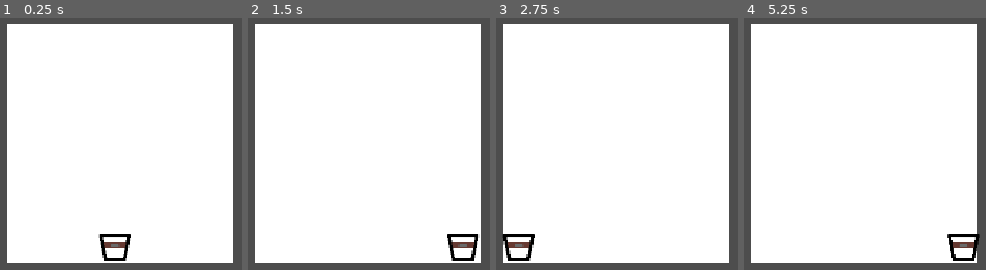
Above: before the commit, frames 1-4 (left to right).
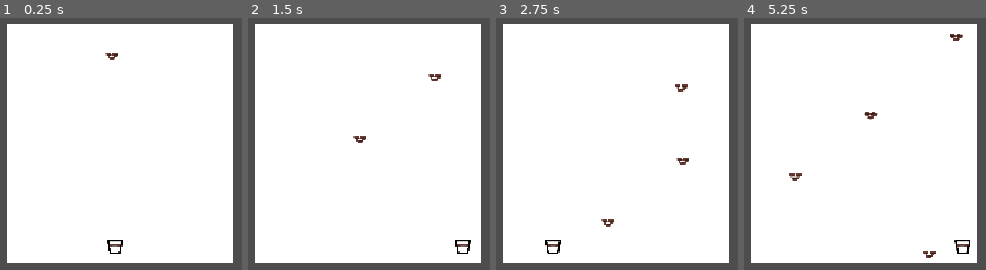
Above: after the commit, the same moments.

Repository: Pudding3160/cookie-jam
Game: Godot game, scene res://Scenes/Borna/CoffeeGame/CoffeeGame.tscn
The game is run twice, just before and just after one commit, with the same random seed, the same clock (stepped at 60 frames per second) and the same inputs. This scene is started directly instead of the project's main scene.
Inputs (mouse positions are in pixels of both pictures, inside the frame that each line leads up to):
- Up to frame 1 (0.25 s): no input
- Up to frame 2 (1.5 s): tap Enter at 0.5 s; move the mouse to (outside the picture) at 0.52 s; hold Right (CoffeeRight) 0.53-1.25 s; click (outside the picture) at 0.67 s; tap Up (HonsJump) at 0.77 s; tap Space at 1.25 s; drag from (outside the picture) to (332, 257) at 1.27 s
- Up to frame 3 (2.75 s): move the mouse to (699, 68) at 2.02 s; hold Left (CoffeeLeft) from 2.03 s (still down)
- Up to frame 4 (5.25 s): release Left (CoffeeLeft) at 2.75 s; drag from (828, 257) to (outside the picture) at 2.77 s; move the mouse to (outside the picture) at 3.52 s; hold Right (CoffeeRight) 3.53-4.25 s; tap Up (HonsJump) at 3.77 s; drag from (outside the picture) to (748, 53) at 4.27 s; move the mouse to (908, 166) at 5.02 s; hold Right (CoffeeRight) from 5.03 s (still down); click (908, 166) at 5.17 s

The runs differ from the first frame. In frame 1, 1.0% of the frame differs, in the area x 40-55%, y 13-97%; in frame 2, 1.1%; in frame 3, 1.3%, in the area x 2-80%, y 26-97%; in frame 4, 1.3%.

Commit message:
stuff works more

Diff:
--- /dev/null
+++ b/Scenes/Borna/CoffeeGame/Coffee.tscn
@@ -0,0 +1,20 @@
+[gd_scene format=3 uid="uid://cj1fk4f88prfb"]
+
+[ext_resource type="Script" uid="uid://cicvi5kr8ax3n" path="res://Scenes/Borna/CoffeeGame/coffee.gd" id="1_8yc7j"]
+[ext_resource type="Texture2D" uid="uid://rli2b6mlnlyc" path="res://Sprites/CoffeeTempArt/coffee.png" id="1_h5b85"]
+
+[sub_resource type="RectangleShape2D" id="RectangleShape2D_0fwcc"]
+size = Vector2(37, 27)
+
+[node name="Node2D" type="Area2D" unique_id=753539501]
+scale = Vector2(0.5, 0.5)
+script = ExtResource("1_8yc7j")
+
+[node name="Sprite2D" type="Sprite2D" parent="." unique_id=1507029362]
+texture = ExtResource("1_h5b85")
+
+[node name="CollisionShape2D" type="CollisionShape2D" parent="." unique_id=11461874]
+position = Vector2(0.5, 2.5)
+shape = SubResource("RectangleShape2D_0fwcc")
+
+[connection signal="body_entered" from="." to="." method="_on_body_entered"]
--- a/Scenes/Borna/CoffeeGame/CoffeeGame.tscn
+++ b/Scenes/Borna/CoffeeGame/CoffeeGame.tscn
@@ -1,9 +1,12 @@
 [gd_scene format=3 uid="uid://bh84k63h5ofop"]
 
+[ext_resource type="Script" uid="uid://bhvxhupyi73nt" path="res://Scenes/Borna/CoffeeGame/coffee_game.gd" id="1_cal73"]
 [ext_resource type="Texture2D" uid="uid://c50i8i8yijuwh" path="res://Sprites/HonsSprites/bg.png" id="1_u3nrc"]
 [ext_resource type="PackedScene" uid="uid://ko2pt8tqdrox" path="res://Scenes/Borna/CoffeeGame/coffee_char.tscn" id="2_32l4b"]
+[ext_resource type="PackedScene" uid="uid://cj1fk4f88prfb" path="res://Scenes/Borna/CoffeeGame/Coffee.tscn" id="3_32l4b"]
 
 [node name="CoffeeGame" type="Node2D" unique_id=824459716]
+script = ExtResource("1_cal73")
 
 [node name="Bg" type="Sprite2D" parent="." unique_id=350210578]
 position = Vector2(569, 290)
@@ -21,4 +24,13 @@
 position = Vector2(430, 440)
 
 [node name="Right" type="Node2D" parent="BoxRef" unique_id=1793398910]
-position = Vector2(710, 440)
+position = Vector2(714, 440)
+
+[node name="TopLeft" type="Node2D" parent="BoxRef" unique_id=1799817653]
+position = Vector2(424, 135)
+
+[node name="TopRight" type="Node2D" parent="BoxRef" unique_id=841697782]
+position = Vector2(710, 135)
+
+[node name="Node2D" parent="." unique_id=576018206 instance=ExtResource("3_32l4b")]
+position = Vector2(557, 139)
--- /dev/null
+++ b/Scenes/Borna/CoffeeGame/coffee.gd
@@ -0,0 +1,22 @@
+extends Area2D
+
+
+# Called when the node enters the scene tree for the first time.
+func _ready() -> void:
+	pass # Replace with function body.
+
+
+# Called every frame. 'delta' is the elapsed time since the previous frame.
+func _process(delta: float) -> void:
+
+	position.y+=1.6
+	#get_parent().speed
+	if position.y>=460:
+		queue_free()
+
+func _on_body_entered(body: Node2D) -> void:
+	print("Something entered: ", body)
+
+	if body is CharacterBody2D:
+		print("CharacterBody2D detected!")
+		queue_free()
--- a/Scenes/Borna/CoffeeGame/coffee_char.gd
+++ b/Scenes/Borna/CoffeeGame/coffee_char.gd
@@ -1,6 +1,6 @@
 extends CharacterBody2D
 
-@export var speed = 400
+@export var speed = 650
 
 func get_input():
 
--- a/Scenes/Borna/CoffeeGame/coffee_char.tscn
+++ b/Scenes/Borna/CoffeeGame/coffee_char.tscn
@@ -7,6 +7,7 @@
 size = Vector2(45, 39)
 
 [node name="CoffeeChar" type="CharacterBody2D" unique_id=1537344380]
+scale = Vector2(0.5, 0.5)
 script = ExtResource("1_brulo")
 
 [node name="Sprite2D" type="Sprite2D" parent="." unique_id=630989717]
--- /dev/null
+++ b/Scenes/Borna/CoffeeGame/coffee_game.gd
@@ -0,0 +1,31 @@
+extends Node2D
+var coffee=preload("res://Scenes/Borna/CoffeeGame/coffee.tscn")
+var obstacle_types:=[coffee]
+var can_spawn:=true
+#vars
+const hons_start_pos := Vector2i(310,423)
+
+
+# Called when the node enters the scene tree for the first time.
+func _ready() -> void:
+	pass # Replace with function body.
+
+
+# Called every frame. 'delta' is the elapsed time since the previous frame.
+func _process(delta: float) -> void:
+	gen_obs()
+
+func gen_obs():
+
+	if can_spawn:
+		can_spawn=false
+		var timer = randf_range(0.8,1.2)
+		await get_tree().create_timer(timer).timeout
+
+		#var obs_type=obstacle_types[randi()%obstacle_types.size()]
+		var obs = coffee.instantiate()
+		add_child(obs)
+
+		var x= randf_range(424,710)
+		obs.position=Vector2(x,135)
+		can_spawn=true
Not shown, added: Scenes/Borna/CoffeeGame/coffee.gd.uid
Not shown, added: Scenes/Borna/CoffeeGame/coffee_game.gd.uid
